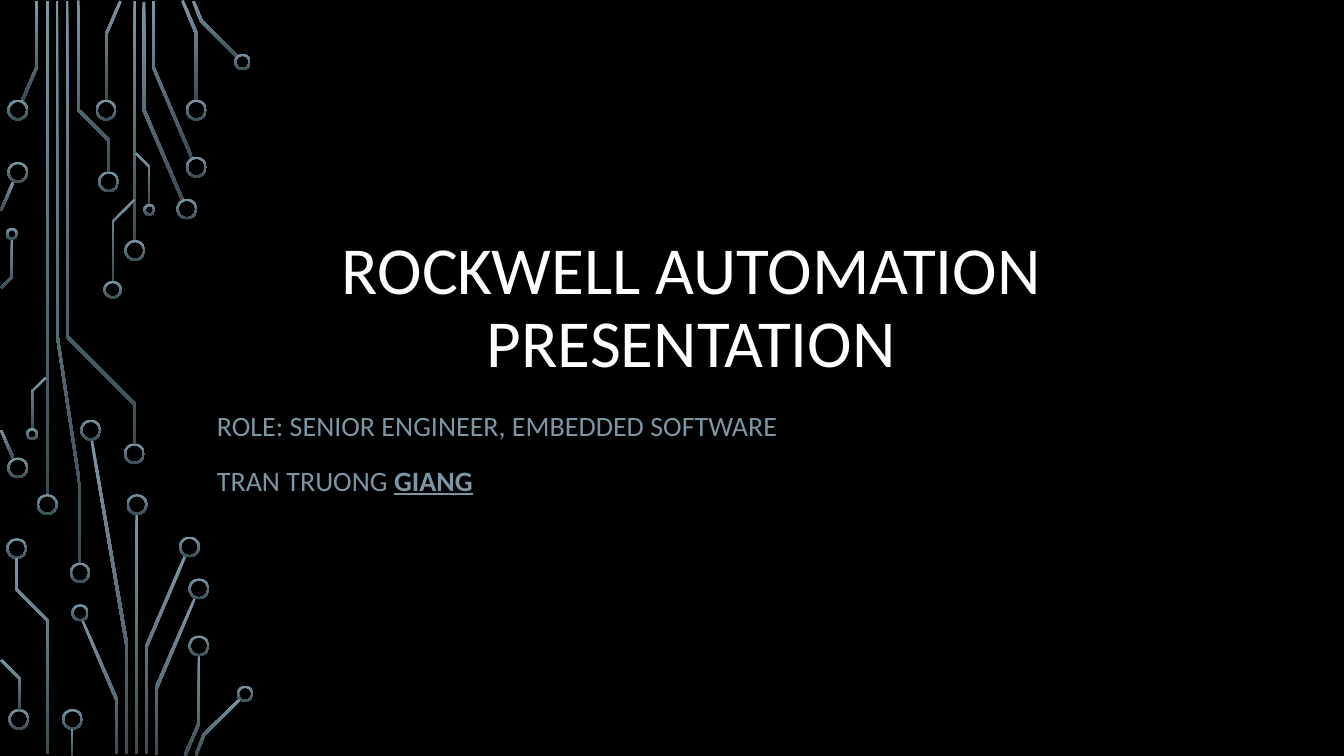
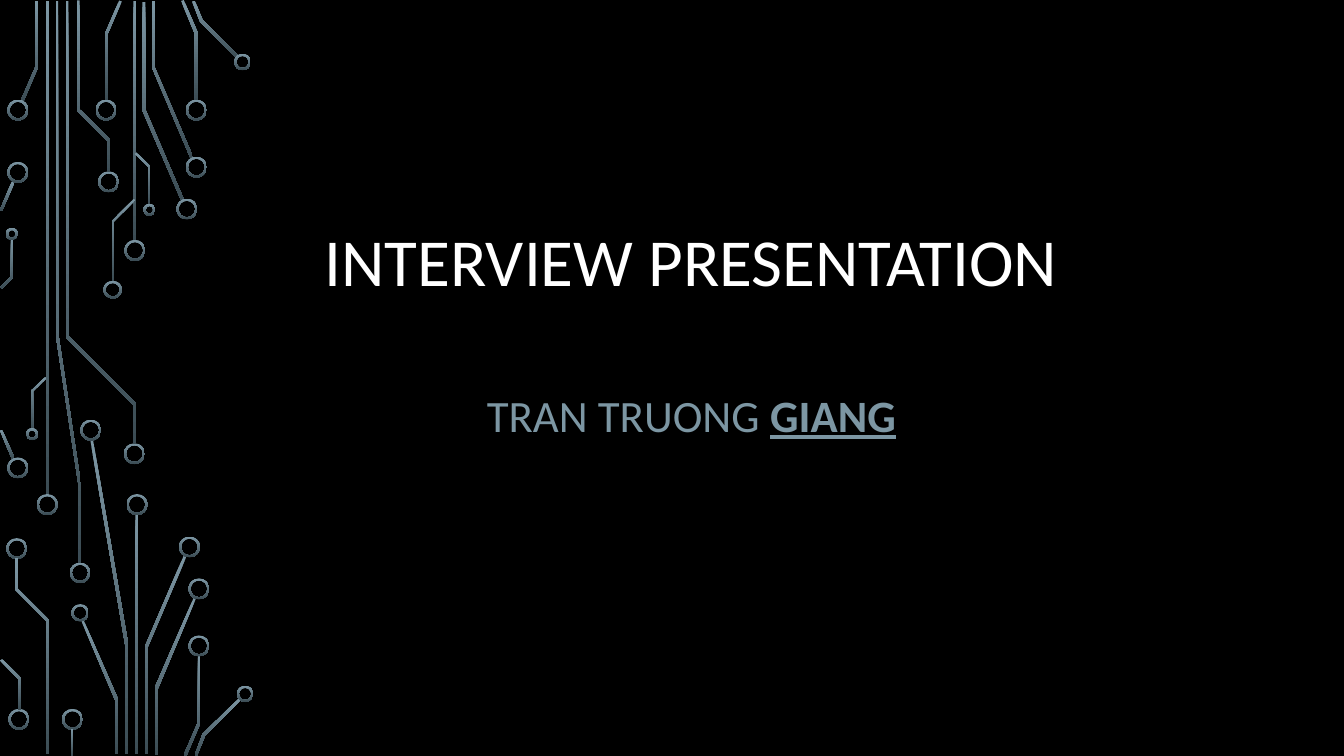
Before and after one commit to truonggiangtran/JobSearch, a slide deck: slide 1 of Presentation/Presentation.pptx. Drawn at 1344x756 pixels with LibreOffice and Linux fonts; fonts in the diff are those of the drawing; background and template pictures are left out. Boxes give left, top, right and bottom in pixels: in the first picture for what was removed or moved away, otherwise in the second. Text is boxed around its words. In the diff, an @@ line names an element or a change of style, - is before the commit and + after.

```diff
--- a/Presentation/Presentation.pptx
+++ b/Presentation/Presentation.pptx
@@ title at (x1=325, y1=242, x2=1058, y2=287): text changed @@
-ROCKWELL AUTOMATION
-PRESENTATION
+INTERVIEW PRESENTATION
@@ subtitle "TRAN TRUONG GIANG" moved from (x1=217, y1=418, x2=777, y2=495) to (x1=487, y1=402, x2=896, y2=439) @@
@@ subtitle "TRAN TRUONG GIANG" at (x1=487, y1=402, x2=896, y2=439): size 20 to 32 pt; alignment left to centre @@
@@ subtitle at (x1=217, y1=418, x2=777, y2=439): paragraph removed @@
-ROLE: SENIOR ENGINEER, EMBEDDED SOFTWARE
```
Also in this commit, not shown: 4 other slides changed, 3 slides added, 1 slide removed.
